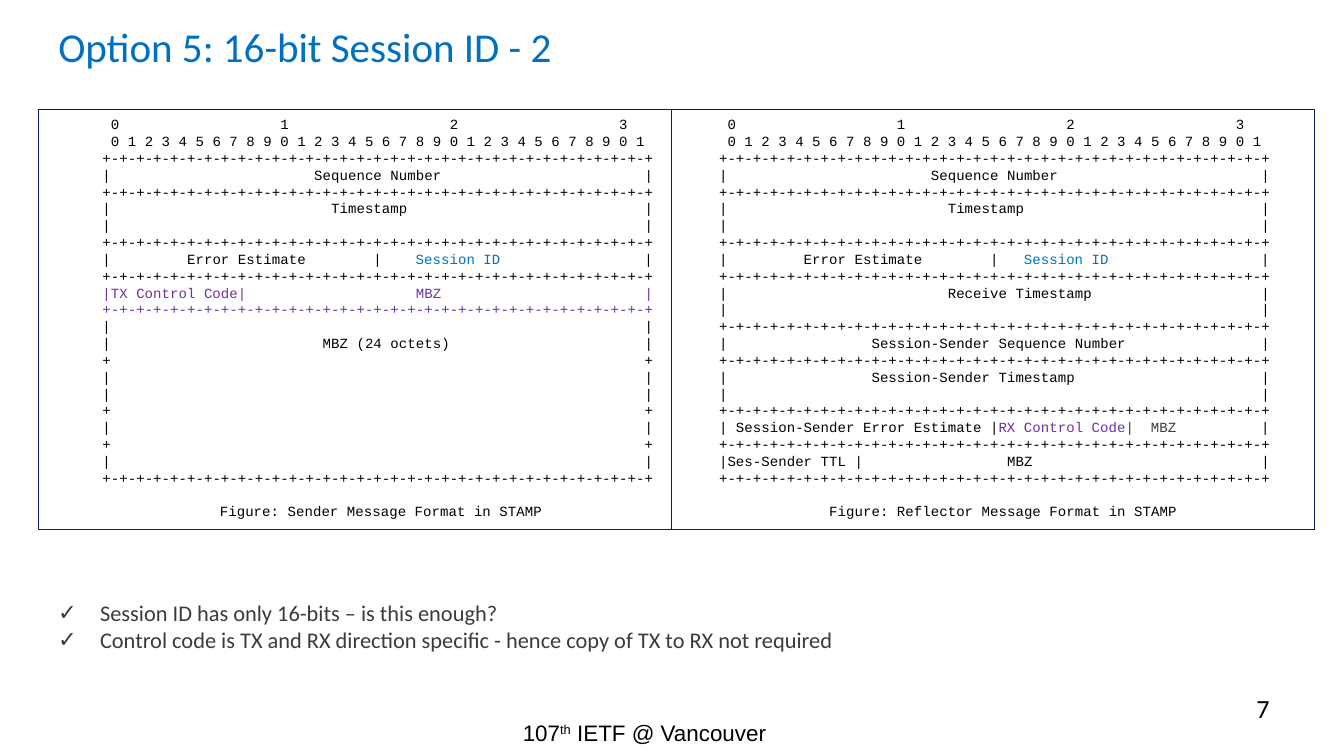
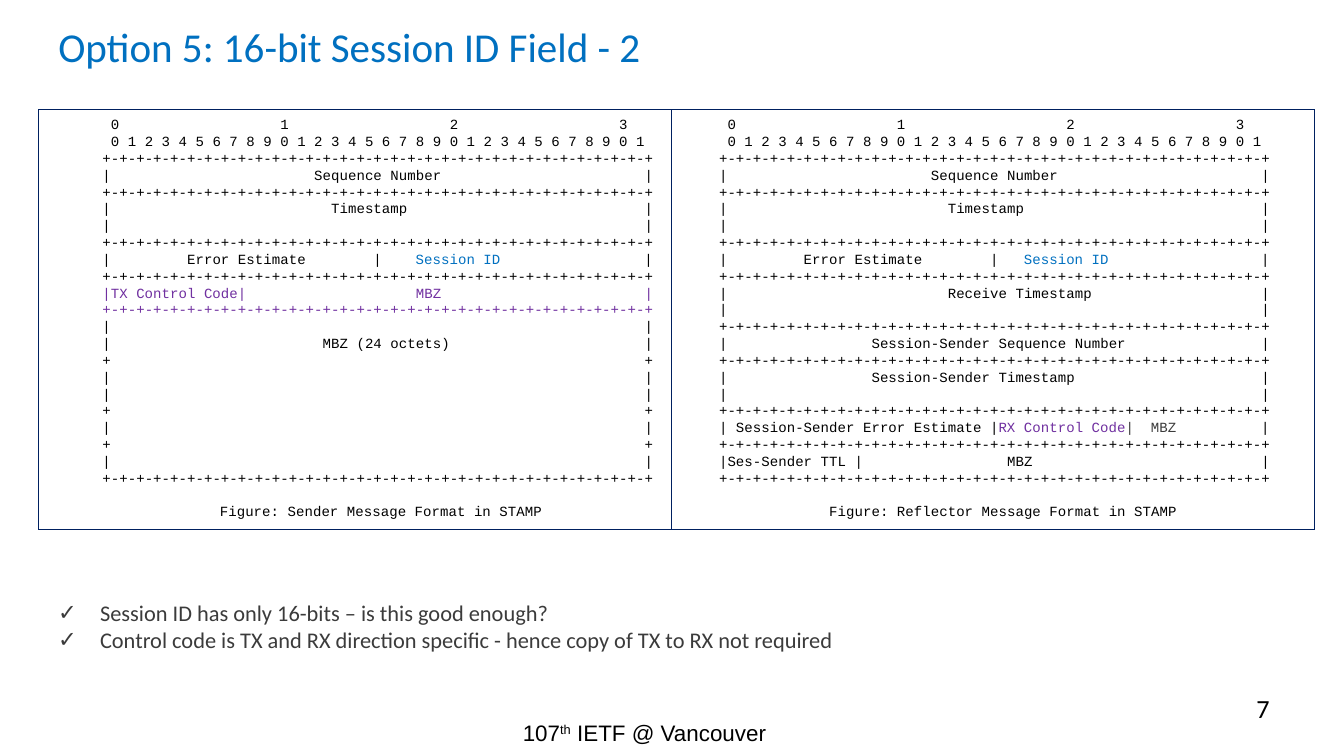
Before and after one commit to rakgandhi/ietf-public, a slide deck: slide 7 of ietf-stamp-session-id-rev1.pptx. Drawn at 1344x756 pixels with LibreOffice and Linux fonts; fonts in the diff are those of the drawing. Boxes give left, top, right and bottom in pixels: in the first picture for what was removed or moved away, otherwise in the second. Text is boxed around its words. In the diff, an @@ line names an element or a change of style, - is before the commit and + after.

```diff
--- a/ietf-stamp-session-id-rev1.pptx
+++ b/ietf-stamp-session-id-rev1.pptx
@@ title at (58, 33, 640, 69): text changed @@
-Option 5: 16-bit Session ID - 2
+Option 5: 16-bit Session ID Field - 2
@@ text at (100, 605, 548, 625): text changed @@
-✓ Session ID has only 16-bits – is this enough?
+✓ Session ID has only 16-bits – is this good enough?
```
Also in this commit, not shown: 2 other slides changed, 1 other file.
